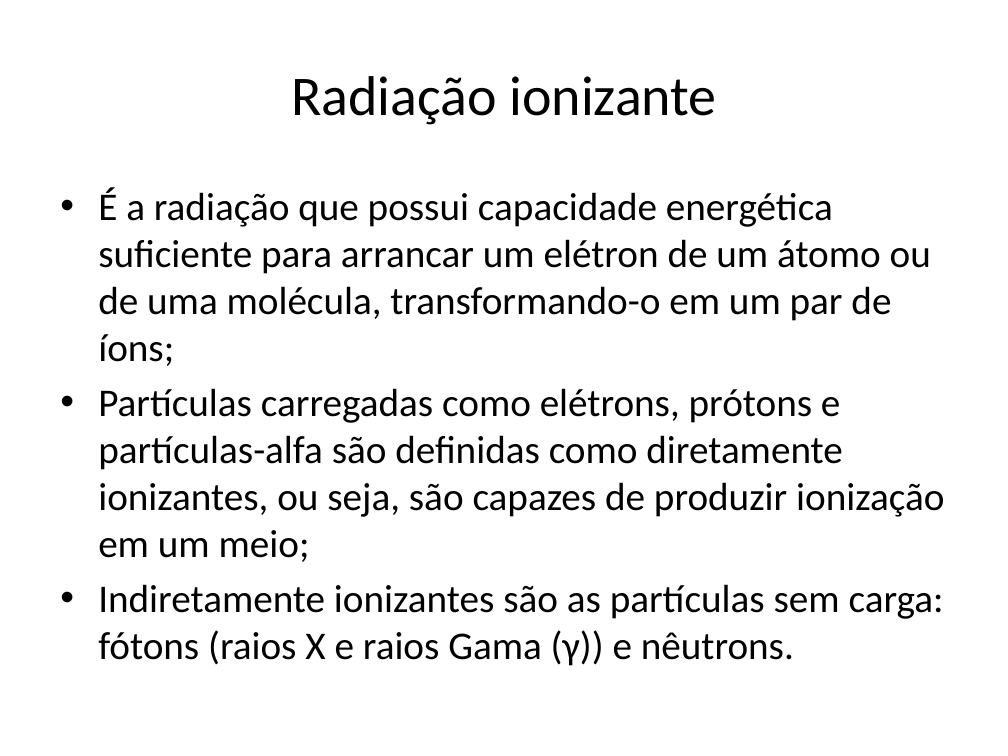
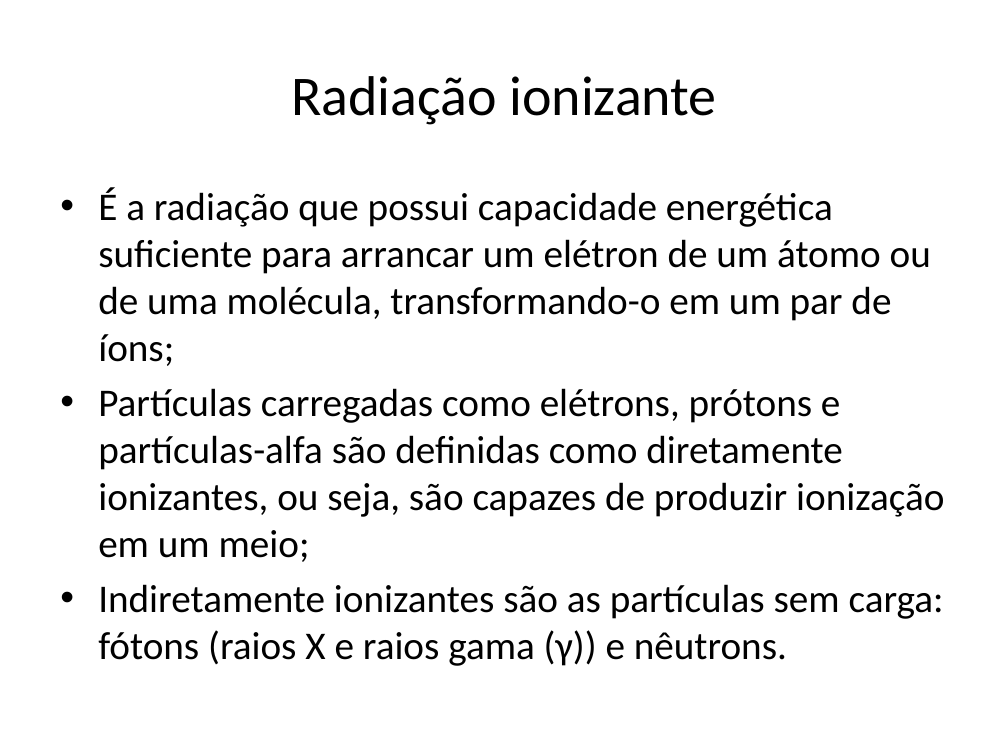
Before and after one commit to dioferreira/tcc, a slide deck: slide 5 of TCC_apresentação.pptx (slide 6 before the commit). Drawn at 1008x756 pixels with LibreOffice and Linux fonts; fonts in the diff are those of the drawing. Boxes give left, top, right and bottom in pixels: in the first picture for what was removed or moved away, otherwise in the second. Text is boxed around its words. In the diff, an @@ line names an element or a change of style, - is before the commit and + after.

```diff
--- a/TCC_apresentação.pptx
+++ b/TCC_apresentação.pptx
@@ text at (98, 584, 944, 666): text changed @@
-• Indiretamente ionizantes são as partículas sem carga: fótons (raios X e raios Gama (γ)) e nêutrons.
+• Indiretamente ionizantes são as partículas sem carga: fótons (raios X e raios gama (γ)) e nêutrons.
```
Also in this commit, not shown: 10 other slides changed, 3 slides removed.
